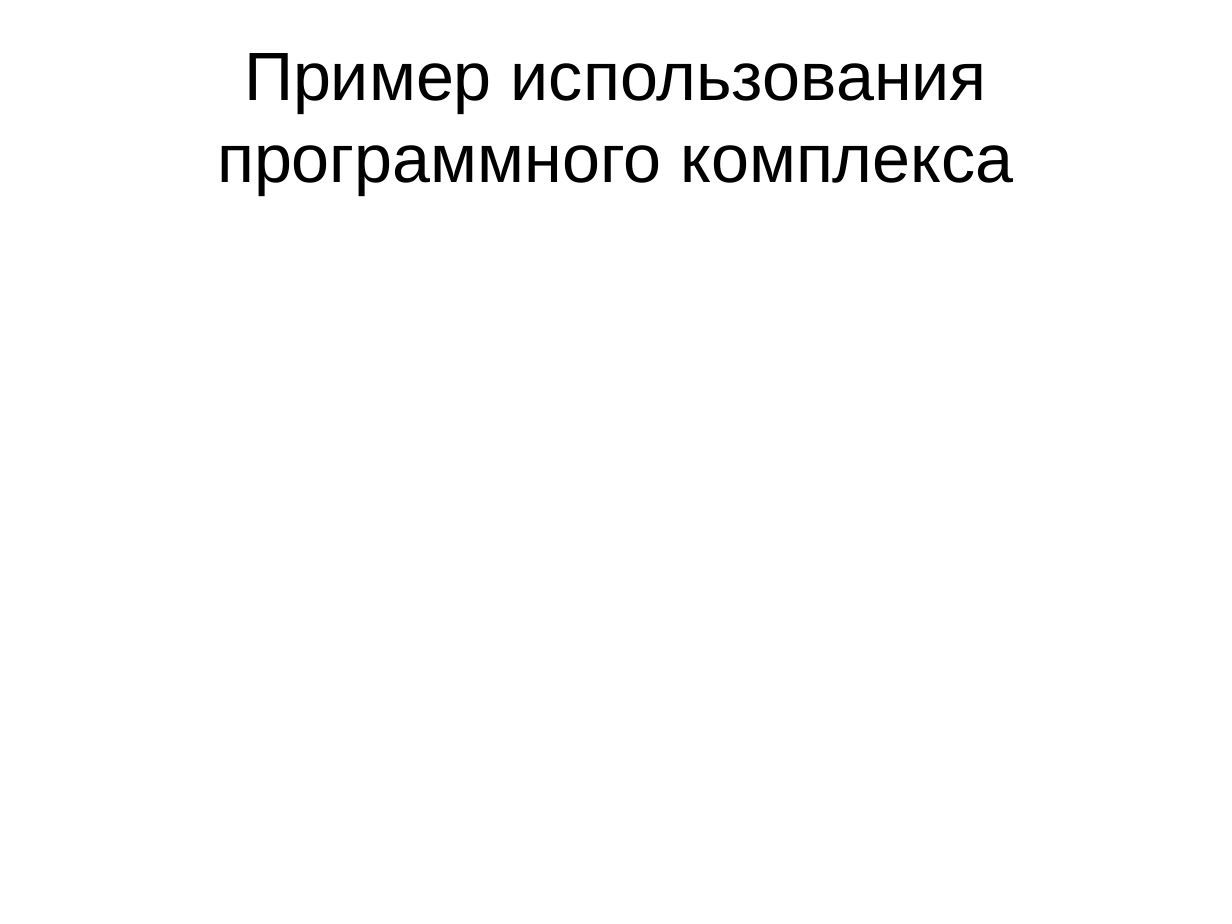
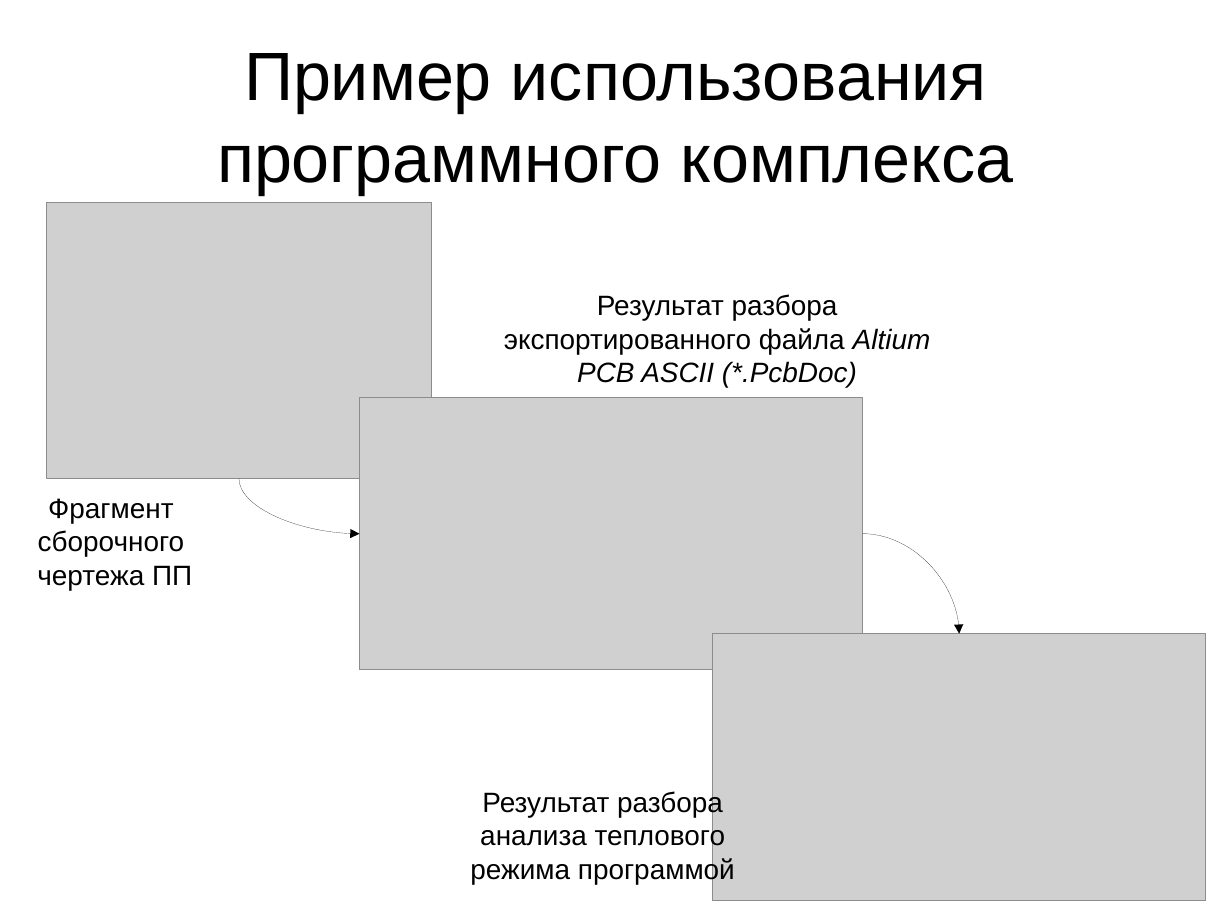
Before and after one commit to yagodar/altium-visualization-tool, a slide deck: slide 11 of data/documents/dissertation/yagodarov/Презентация.odp. Drawn at 1232x924 pixels with LibreOffice and Linux fonts; fonts in the diff are those of the drawing; grey boxes stand for pictures. Boxes give left, top, right and bottom in pixels: in the first picture for what was removed or moved away, otherwise in the second. Text is boxed around its words. In the diff, an @@ line names an element or a change of style, - is before the commit and + after.

```diff
--- a/data/documents/dissertation/yagodarov/Презентация.odp
+++ b/data/documents/dissertation/yagodarov/Презентация.odp
@@ picture added at (47, 202, 432, 478) @@
@@ text added at (504, 294, 931, 388), 18 pt, text #000000 @@
+Результат разбора экспортированного файла Altium PCB ASCII (*.PcbDoc)
@@ picture added at (360, 398, 863, 671) @@
@@ curved arrow added from (239, 478) to (360, 534), #000000 0 pt @@
@@ text added at (37, 498, 192, 590), 18 pt, text #000000 @@
+Фрагмент
+сборочного
+чертежа ПП
@@ curved arrow added from (863, 534) to (959, 634), #000000 0 pt @@
@@ picture added at (713, 634, 1206, 901) @@
@@ text added at (470, 790, 735, 884), 18 pt, text #000000 @@
+Результат разбора анализа теплового режима программой
```
Also in this commit, not shown: 3 other slides changed, 2 slides added, 3 slides removed, 2 other files.
